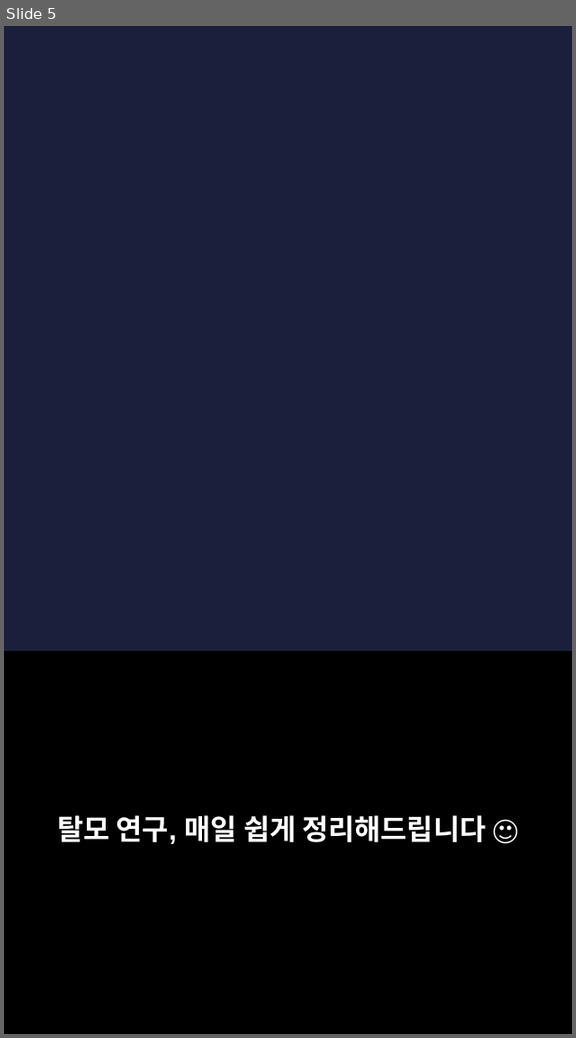
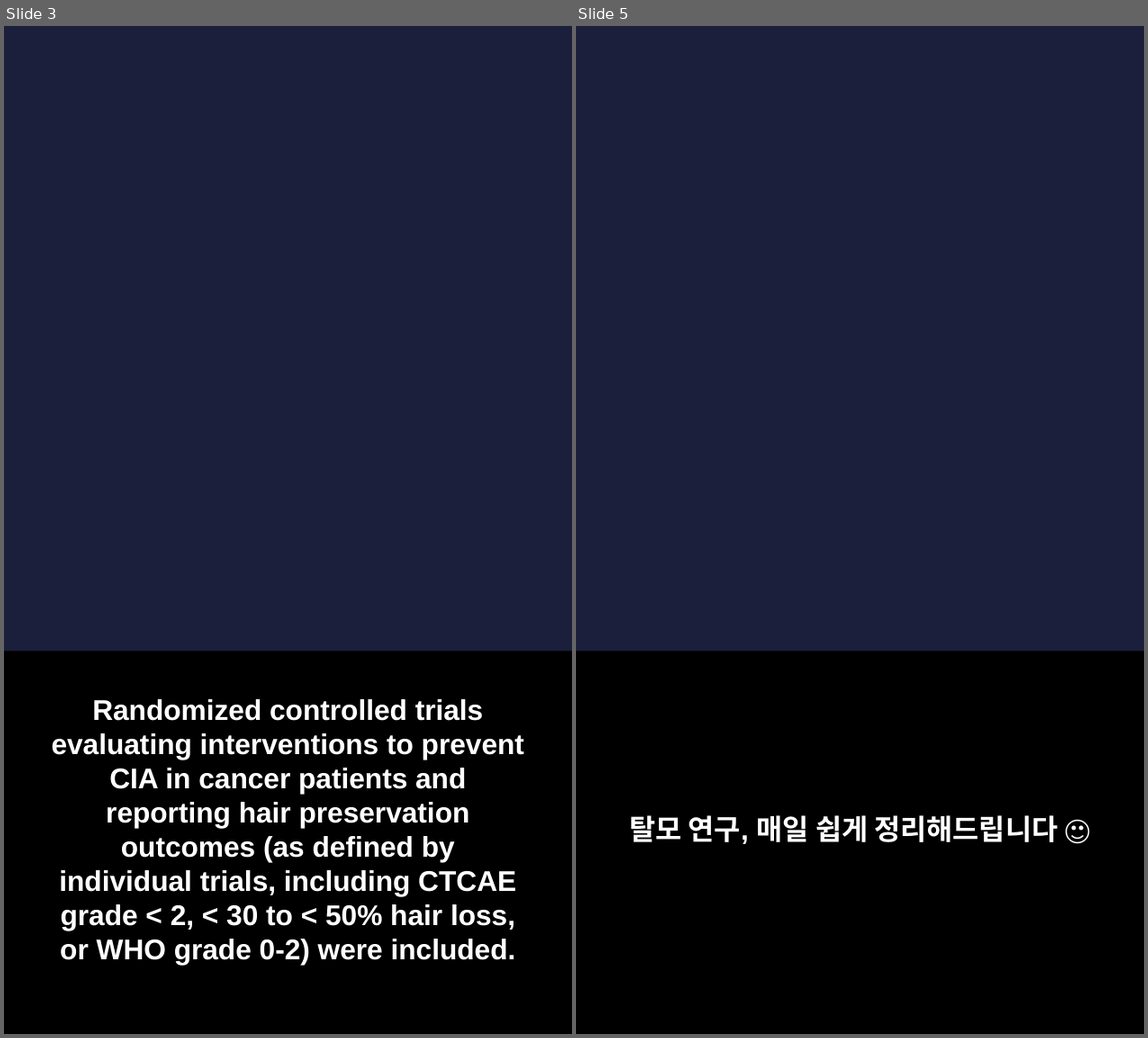
Before and after one commit to hyokang2010-BJ-ANTH/product-builder-test, a slide deck: pwa/data/latest/slides.pptx. Shown side by side, each under a label of ours: slide 5 before the commit, slides 3 and 5 after it; the slides between them are not shown. The pictures are 576x1038 and 1148x1038 pixels, drawn with LibreOffice and Linux fonts; fonts in the diff are those of the drawing; background and template pictures are left out. Boxes give left, top, right and bottom in pixels: in the first picture for what was removed or moved away, otherwise in the second. Text is boxed around its words. In the diff, an @@ line names an element or a change of style, - is before the commit and + after.

```diff
--- a/pwa/data/latest/slides.pptx
+++ b/pwa/data/latest/slides.pptx
@@ slide 3 added at bbox=[4, 26, 572, 1034], background picture (left out) @@
@@ rectangle added at bbox=[4, 652, 572, 1034], fill #000000 @@
@@ text added at bbox=[52, 699, 524, 965], 22 pt, text #FFFFFF, bold @@
+Randomized controlled trials evaluating interventions to prevent CIA in cancer patients and reporting hair preservation outcomes (as defined by individual trials, including CTCAE grade < 2, < 30 to < 50% hair loss, or WHO grade 0-2) were included.
```
Also in this commit, not shown: 4 slides changed, 2 other slides added, 3 slides removed, 26 other files.
